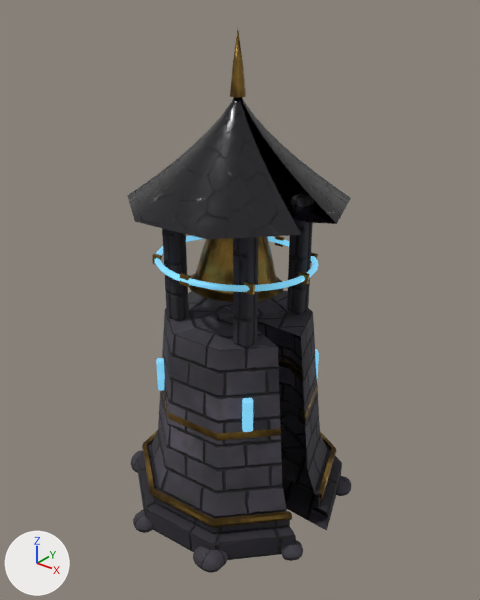
Two versions of the glTF model unity/Kernwacht_Unity/Assets/Kernwacht/Models/tower/silencehall.glb, one commit apart.
Rendered twice from a 50 mm camera at (1.48, -1.84, 2.07) aimed at (0.01, 0.0, 0.92). Arrows for +X, +Y and +Z are at lower left; the lights stay in place. The older version comes first. Where no turn or scale is listed for an object, it has been applied to the vertices. Vertices at exactly the same position are counted once.

The first picture shows 'Base', 'Ring', 'Turret'.
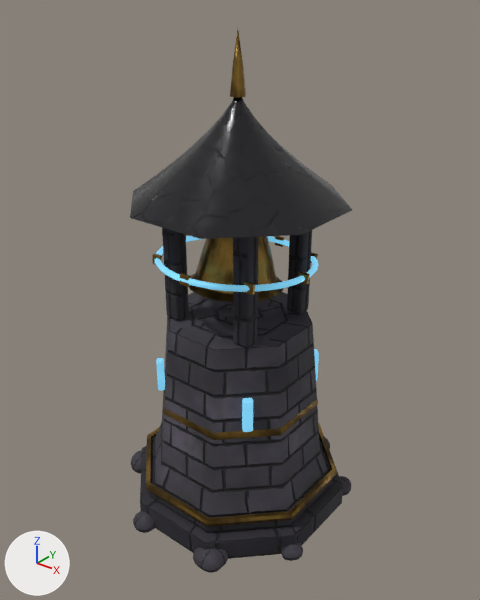
Scene script edits in JSON lines:
```json
{"block": "me_base", "where": "# used by ob_base; parent = ob_silencehall; location = (0.0, 0.0, 0.0)"}
{"op": "remove", "block": "me_base", "code": "me_base.from_pydata(...)  # 2008 vertices, 3848 faces; spans x -0.5..0.47, y -0.49..0.49, z -0.03..1.92"}
{"op": "add", "block": "me_base", "code": "me_base.from_pydata(...)  # 1981 vertices, 3848 faces; spans x -0.5..0.47, y -0.49..0.49, z -0.03..1.92"}
{"block": "me_base", "change": "me_base part 1"}
{"block": "me_base", "change": "54 vertices are removed from x 0.02..0.47, y 0.0..0.32, z 0.0..1.68"}
{"block": "me_base", "change": "100 faces are deleted"}
{"block": "me_base", "change": "14 vertices in x 0.13..0.2, y -0.42..-0.27, z 0.0..1.38 move by (-0.02, -0.01, 0.0)"}
{"block": "me_base", "change": "8 vertices in x -0.4..-0.34, y -0.24..-0.21, z 0.0..1.33 move by (-0.03, 0.06, 0.0)"}
{"block": "me_base", "change": "8 vertices in x -0.26..-0.24, y 0.32..0.35, z 0.1..1.33 move by (0.09, 0.05, 0.0)"}
{"block": "me_base", "change": "8 vertices in x -0.12..-0.08, y -0.38..-0.27, z 0.16..1.43 move by (-0.03, 0.01, 0.0)"}
{"block": "me_base", "change": "8 vertices in x -0.34..-0.28, y 0.05..0.07, z 0.48..1.43 move by (0.02, 0.06, 0.0)"}
{"block": "me_base", "change": "7 vertices in x -0.13..-0.1, y -0.42..-0.34, z 0.1..1.33 move by (-0.04, 0.01, 0.0)"}
{"block": "me_base", "change": "101 vertices move from x -0.46..0.15, y -0.45..0.47, z 0.0..1.68 to x -0.43..0.18, y -0.43..0.43, z 0.0..1.68"}
{"block": "me_base", "change": "20 vertices are added at x 0.02..0.43, y 0.01..0.18, z 0.0..1.68"}
{"block": "me_base", "change": "7 new vertices lie (0.23, -0.23, 0.0) away from vertices in x 0.04, y 0.42..0.43, z 0.1..1.33"}
{"block": "me_base", "change": "20 new faces join them, mat_stone_dark"}
{"block": "me_base", "change": "32 new faces join them, mat_gold"}
{"block": "me_base", "change": "12 new faces join them, mat_stone_blocks"}
{"block": "me_base", "change": "36 new faces join them, mat_obsidian"}
{"block": "me_base", "change": "me_base part 2: 299 kept faces spanning x -0.43..0.43, y -0.43..0.43, z 0.0..1.73 get new texture (UV) coordinates"}
```

Where the change shows, as pixel boxes (x1, y1, x2, y2) in the pictures (480 x 600 px; the box of a moved part takes in the faces that stretch with it):
```json
{"object": "Base", "change": "reshaped", "before": [127, 30, 351, 573], "after": [130, 30, 352, 573]}
{"part": 1, "of": "me_base", "change": "moved or reshaped", "before": [241, 97, 351, 531], "after": [240, 97, 352, 545]}
{"part": 2, "of": "me_base", "change": "surface changed", "before": [131, 97, 301, 559], "after": [131, 97, 301, 559]}
```
